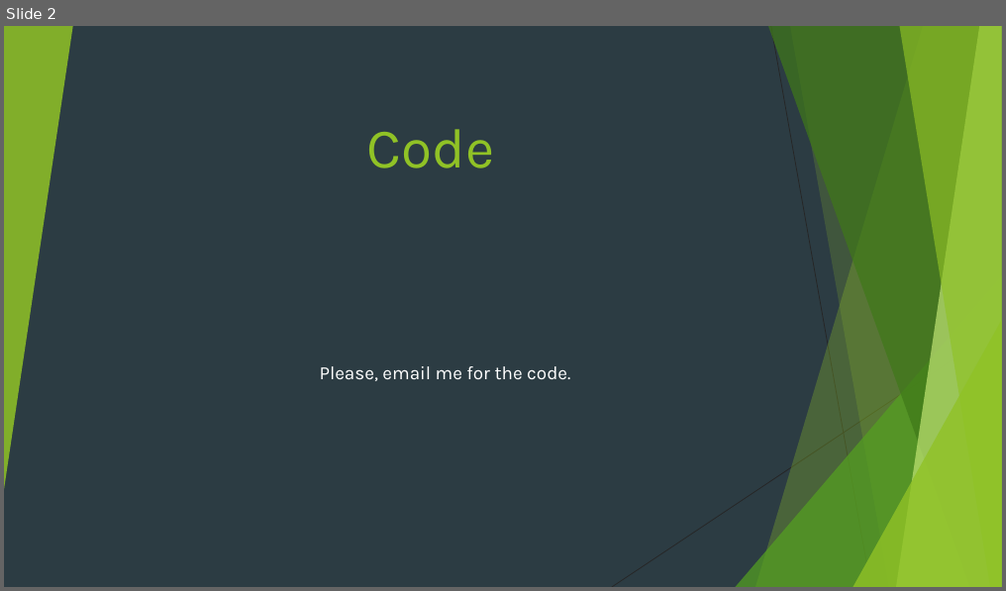
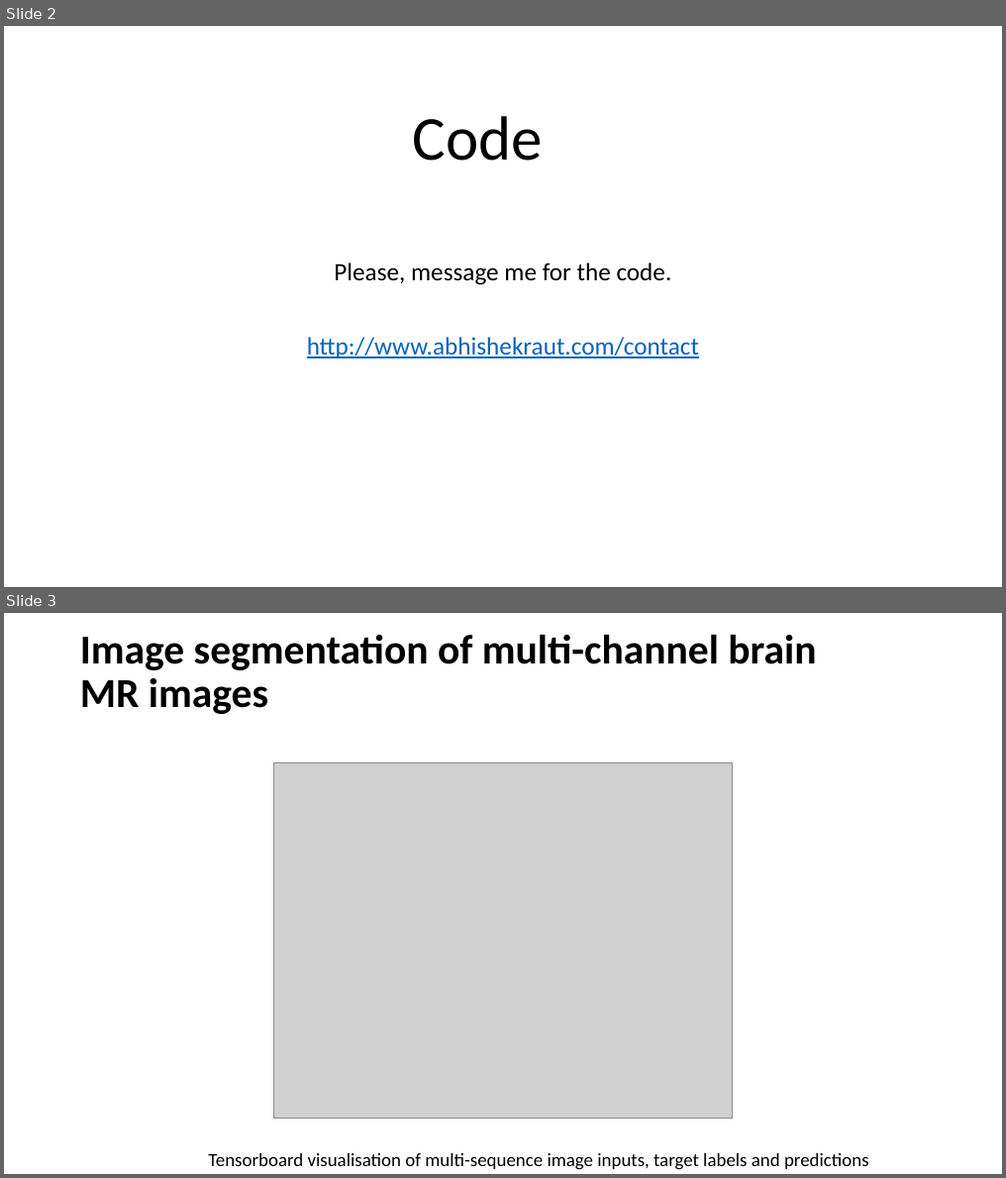
Before and after one commit to araut1/araut1.github.io, a slide deck: media/docs/registeration-framework-ppt.pptx. Shown one above the other, each under a label of ours: slide 2 before the commit, slides 2 and 3 after it. The pictures are 1006x591 and 1006x1178 pixels, drawn with LibreOffice and Linux fonts; fonts in the diff are those of the drawing; grey boxes stand for pictures. Boxes give left, top, right and bottom in pixels: in the first picture for what was removed or moved away, otherwise in the second. Text is boxed around its words. In the diff, an @@ line names an element or a change of style, - is before the commit and + after.

```diff
--- a/media/docs/registeration-framework-ppt.pptx
+++ b/media/docs/registeration-framework-ppt.pptx
@@ slide 3 added at box(4, 613, 1002, 1174), background #FFFFFF @@
@@ title added at box(80, 634, 816, 714), 39.6 pt, text #000000, bold @@
+Image segmentation of multi-channel brain MR images
@@ picture added at box(273, 762, 733, 1119) @@
@@ text added at box(208, 1154, 869, 1170), 18 pt, text #000000 @@
+Tensorboard visualisation of multi-sequence image inputs, target labels and predictions
@@ slide 2 changed as well @@
@@ background #2C3C43 to #FFFFFF @@
@@ group removed at box(4, 26, 1002, 587): 5 freeform shapes, 3 triangles, 2 lines @@
@@ title "Code": place and size @@
-title "Code" at box(367, 129, 494, 169)
+title "Code" at box(413, 116, 543, 161)
@@ title "Code" at box(413, 116, 543, 161): size 54 to 60 pt, font Karla to Calibri, text colour #90C226 to #000000; line spacing 1 to 0.9 @@
@@ subtitle at box(307, 263, 699, 359): text changed; size 18 to 24 pt; font Karla to Calibri; text colour #FFFFFF to #0563C1 @@
-Please, email me for the code.
+Please, message me for the code.
+http://www.abhishekraut.com/contact
```
Also in this commit, not shown: 1 other slide changed, 7 other slides added, 1 slide removed, 8 other files.
